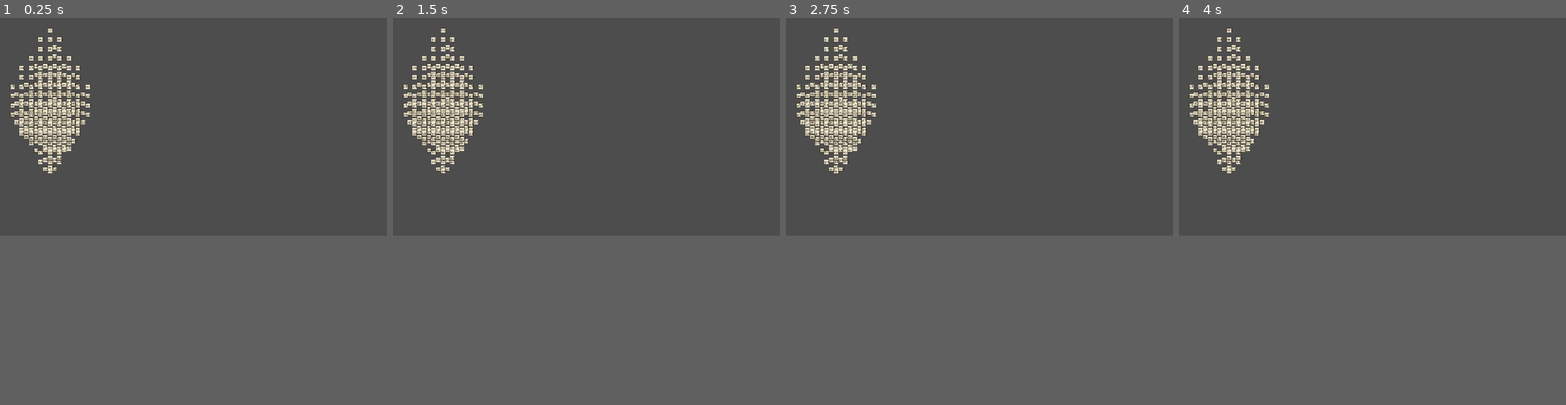
Above: before the commit, frames 1-4 (left to right).
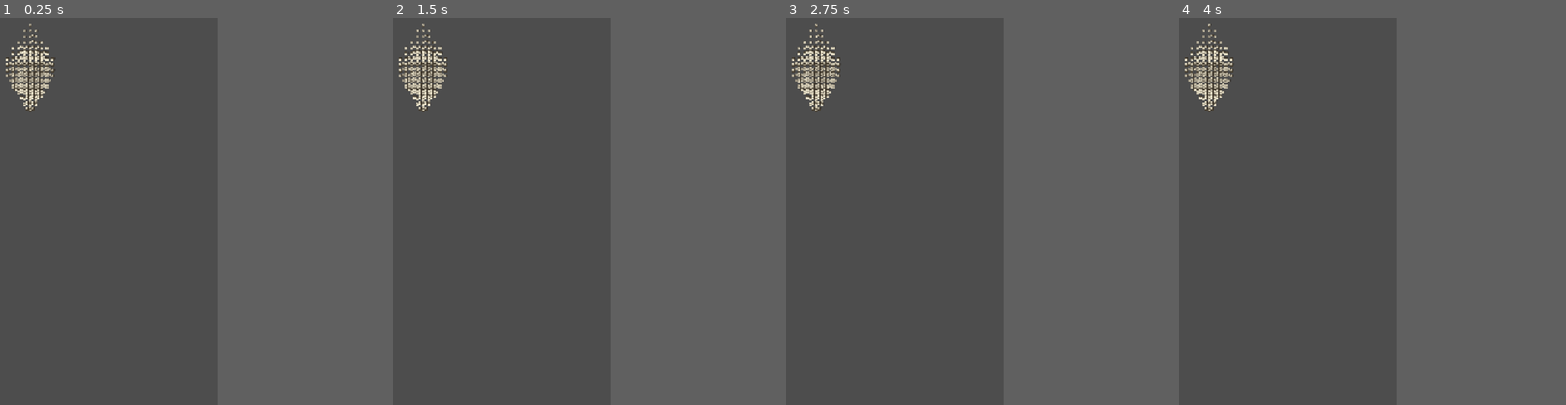
Above: after the commit, the same moments.

Repository: yzy1987523/mjddp
Game: Godot game, scene res://scenes/lvgen_debug.tscn
Two runs of this game, one before a commit and one after it. Both use one fixed random seed, a clock stepped at 60 frames per second and the inputs below.
Inputs (mouse positions are in pixels of both pictures, inside the frame that each line leads up to):
- Up to frame 1 (0.25 s): no input
- Up to frame 2 (1.5 s): tap Enter at 0.5 s; move the mouse to (671, 114) at 0.52 s; tap R at 0.6, 1.35 s; click (671, 114) at 0.67 s; tap Space at 0.77, 1.25 s; move the mouse to (509, 137) at 1.27 s; click (509, 137) at 1.42 s
- Up to frame 3 (2.75 s): tap Space at 1.52 s; tap Enter at 2 s; move the mouse to (1018, 79) at 2.02 s; tap R at 2.1 s; click (1018, 79) at 2.17 s
- Up to frame 4 (4 s): tap Space at 2.75, 3.02, 3.77 s; move the mouse to (1353, 168) at 2.77 s; tap R at 2.85, 3.6 s; click (1353, 168) at 2.92 s; tap Enter at 3.5 s; move the mouse to (1488, 161) at 3.52 s; click (1488, 161) at 3.67 s
In our replay, the window is 800x450 before the commit and 450x800 after it. These sizes can differ from the game's own. Grey fills any space a smaller window leaves; there, only what the larger window draws over its background counts as a difference.

The runs differ from the first frame. In frame 1, 3.9% of the frame differs, in the area x 1-24%, y 1-41%; in frame 2, 3.9%; in frame 3, 3.9%; in frame 4, 3.9%.

Commit message:
骨架渲染

Diff:
--- /dev/null
+++ b/data/ui_config.json
@@ -0,0 +1,14 @@
+{
+  "fit_to_screen": true,
+  "padding": 40,
+  "zoom": 1.0,
+  "tile_width": 56,
+  "tile_height": 96,
+  "face_width": 40,
+  "face_height": 64,
+  "shadow_x": 5,
+  "shadow_y": 7,
+  "layer_dx": 0,
+  "layer_dy": 0,
+  "layer_colors": ["#6b8cff", "#57c785", "#f5c542", "#ef6f6c"]
+}
--- a/project.godot
+++ b/project.godot
@@ -17,12 +17,19 @@
 
 [display]
 
+window/size/viewport_width=1080
+window/size/viewport_height=1920
 window/stretch/mode="canvas_items"
-window/stretch/aspect="expand"
+window/stretch/aspect="keep"
 
 [physics]
 
 3d/physics_engine="Jolt Physics"
+
+[autoload]
+
+WindowSaver="*res://scripts/WindowSaver.gd"
+ScreenshotTool="*res://scripts/ScreenshotTool.gd"
 
 [rendering]
 
--- /dev/null
+++ b/scenes/tile_blank.tscn
@@ -0,0 +1,37 @@
+[gd_scene load_steps=1 format=3]
+
+[node name="TileBlank" type="Control"]
+layout_mode = 0
+custom_minimum_size = Vector2(56, 96)
+size = Vector2(56, 96)
+
+[node name="Shadow" type="ColorRect" parent="."]
+layout_mode = 0
+position = Vector2(5, 7)
+size = Vector2(56, 96)
+color = Color(0, 0, 0, 0.35)
+
+[node name="Body" type="ColorRect" parent="."]
+layout_mode = 0
+size = Vector2(56, 96)
+color = Color(0.42, 0.55, 1, 1)
+
+[node name="Background" type="TextureRect" parent="."]
+layout_mode = 0
+size = Vector2(56, 96)
+expand_mode = 3
+stretch_mode = 0
+
+[node name="Face" type="TextureRect" parent="."]
+layout_mode = 0
+position = Vector2(8, 16)
+size = Vector2(40, 64)
+expand_mode = 3
+stretch_mode = 0
+
+[node name="Label" type="Label" parent="."]
+layout_mode = 0
+size = Vector2(56, 96)
+horizontal_alignment = 1
+vertical_alignment = 1
+text = ""
--- /dev/null
+++ b/scenes/ui_skeleton.tscn
@@ -0,0 +1,26 @@
+[gd_scene load_steps=3 format=3]
+
+[ext_resource type="Script" path="res://scripts/ui/ui_skeleton.gd" id="1_script"]
+[ext_resource type="PackedScene" path="res://scenes/tile_blank.tscn" id="2_tile"]
+
+[node name="UISkeleton" type="Control"]
+layout_mode = 3
+anchors_preset = 15
+anchor_right = 1.0
+anchor_bottom = 1.0
+grow_horizontal = 2
+grow_vertical = 2
+script = ExtResource("1_script")
+
+[node name="GenButton" type="Button" parent="."]
+layout_mode = 0
+offset_left = 12.0
+offset_top = 12.0
+offset_right = 182.0
+offset_bottom = 52.0
+text = "生成骨架"
+
+[node name="TilesRoot" type="Control" parent="."]
+layout_mode = 0
+offset_right = 100.0
+offset_bottom = 100.0
--- /dev/null
+++ b/scripts/ScreenshotTool.gd
@@ -0,0 +1,79 @@
+extends Node
+
+## 截图工具（autoload）：监听请求标志文件，由外部（AI 的 PowerShell 脚本）触发截图。
+## 请求标志： <项目>/screenshots/.request  （内容可写自定义保存路径，留空用默认时间戳路径）
+## 完成标志： <项目>/screenshots/.done    （内容为实际保存的 png 路径）
+## 也可手动按 F12 立即截图（默认路径）。
+
+const BASE_DIR := "c:/Custom/MyGames/mjddp/screenshots/"
+const REQ := BASE_DIR + ".request"
+const DONE := BASE_DIR + ".done"
+
+var _busy := false
+
+
+func _ready() -> void:
+	_ensure_dir(BASE_DIR)
+
+
+func _ensure_dir(path: String) -> void:
+	var base := path.trim_suffix("/")
+	var parent := base.get_base_dir()
+	var name := base.get_file()
+	var da := DirAccess.open(parent)
+	if da != null:
+		da.make_dir_recursive(name)
+
+
+func _process(_delta: float) -> void:
+	if _busy:
+		return
+	if FileAccess.file_exists(REQ):
+		_busy = true
+		_take()
+
+
+func _unhandled_key_input(event: InputEvent) -> void:
+	if event is InputEventKey and event.pressed and not event.echo:
+		if event.keycode == KEY_F12:
+			_busy = true
+			_take()
+
+
+func _take():
+	await get_tree().process_frame
+	_capture()
+
+
+func _capture():
+	var path := _read_request_path()
+	var img := get_viewport().get_texture().get_image()
+	if img != null:
+		img.save_png(path)
+		print("ScreenshotTool: saved -> " + path)
+	else:
+		print("ScreenshotTool: failed to get viewport image")
+		path = ""
+	_write_done(path)
+	DirAccess.remove_absolute(REQ)
+	_busy = false
+
+
+func _read_request_path() -> String:
+	var p := ""
+	if FileAccess.file_exists(REQ):
+		var f := FileAccess.open(REQ, FileAccess.READ)
+		if f:
+			p = f.get_as_text().strip_edges()
+			f.close()
+	if p == "":
+		var stamp := Time.get_datetime_string_from_system().replace(":", "-").replace(" ", "_")
+		p = BASE_DIR + "shot_" + stamp + ".png"
+	return p
+
+
+func _write_done(p: String) -> void:
+	var f := FileAccess.open(DONE, FileAccess.WRITE)
+	if f:
+		f.store_string(p)
+		f.close()
--- /dev/null
+++ b/scripts/WindowSaver.gd
@@ -0,0 +1,31 @@
+extends Node
+
+const SAVE_PATH := "user://window_save.cfg"
+var _config := ConfigFile.new()
+
+
+func _ready() -> void:
+	var window := get_window()
+	_restore(window)
+	# 窗口尺寸/位置变化时实时保存，保证下次 F6 恢复
+	window.size_changed.connect(_save)
+	if window.has_signal("window_moved"):
+		window.window_moved.connect(_save)
+
+
+func _restore(window: Window) -> void:
+	if _config.load(SAVE_PATH) != OK:
+		return
+	var size: Vector2i = _config.get_value("window", "size", Vector2i.ZERO)
+	var pos: Vector2i = _config.get_value("window", "position", Vector2i.ZERO)
+	if size != Vector2i.ZERO:
+		window.size = size
+	if pos != Vector2i.ZERO:
+		window.position = pos
+
+
+func _save(_arg = null) -> void:
+	var window := get_window()
+	_config.set_value("window", "size", window.size)
+	_config.set_value("window", "position", window.position)
+	_config.save(SAVE_PATH)
--- /dev/null
+++ b/scripts/ui/ui_skeleton.gd
@@ -0,0 +1,166 @@
+extends Control
+
+## 点击按钮，按 data/MapData/mahjong-layout.json 生成由空白牌组成的骨架结构。
+## 所有尺寸都来自 data/ui_config.json，改配置表即可调整牌大小 / 间距 / 层错位。
+##
+## 坐标规则：
+##   - 底面位置取自 json 里 tile 真实的 (x, y)，每层天然内缩错位（金字塔）已包含其中
+##   - 再叠加一个"深度抬升"（layer_dx 向右、layer_dy 向上），让叠放层次可见
+##   - 最后按紧致包围盒归一化，并等比缩放到适配屏幕、上下左右精确居中
+
+const TILE_SCENE := preload("res://scenes/tile_blank.tscn")
+const LAYOUT_PATH := "res://data/MapData/mahjong-layout.json"
+const CONFIG_PATH := "res://data/ui_config.json"
+
+@onready var _btn: Button = $GenButton
+@onready var _root: Control = $TilesRoot
+
+
+func _ready() -> void:
+	_btn.pressed.connect(_on_generate)
+
+
+func _load_cfg() -> Dictionary:
+	var cfg := {
+		"fit_to_screen": true,
+		"padding": 40.0,
+		"zoom": 1.0,
+		"tile_width": 56, "tile_height": 96,
+		"face_width": 40, "face_height": 64,
+		"shadow_x": 5, "shadow_y": 7,
+		# 额外"深度抬升"：默认 0，让层间偏移完全来自布局数据本身（同心）
+		# 想要立体错开的 3D 效果，可设成非 0（如 18 / 26）
+		"layer_dx": 0, "layer_dy": 0,
+		# 每层牌底颜色（俯视时上层遮下层，可看到 4 层同心台阶）
+		"layer_colors": ["#6b8cff", "#57c785", "#f5c542", "#ef6f6c"],
+	}
+	var text := FileAccess.get_file_as_string(CONFIG_PATH)
+	if not text.is_empty():
+		var parsed = JSON.parse_string(text)
+		if typeof(parsed) == TYPE_DICTIONARY:
+			for k in parsed:
+				cfg[k] = parsed[k]
+	return cfg
+
+
+func _size_child(inst: Control, node_name: String, px: float, py: float, w: float, h: float) -> void:
+	var c := inst.get_node_or_null(node_name)
+	if c is Control:
+		c.position = Vector2(px, py)
+		c.size = Vector2(w, h)
+
+
+## "#rrggbb" -> Color（带兜底，解析失败返回浅蓝）
+func _hex_to_color(s: String) -> Color:
+	if s.begins_with("#"):
+		s = s.substr(1)
+	s = s.strip_edges()
+	if s.length() == 6:
+		var r := s.substr(0, 2).hex_to_int()
+		var g := s.substr(2, 2).hex_to_int()
+		var b := s.substr(4, 2).hex_to_int()
+		return Color(r / 255.0, g / 255.0, b / 255.0, 1.0)
+	return Color(0.42, 0.55, 1.0, 1.0)
+
+
+func _on_generate() -> void:
+	for c in _root.get_children():
+		c.queue_free()
+
+	var cfg := _load_cfg()
+	# 注意：这里 tw/th 是"基准尺寸"，最终屏幕上会再乘 fit 缩放；zoom 用于在 fit 基础上再调
+	var tw: float = float(cfg.get("tile_width", 56))
+	var th: float = float(cfg.get("tile_height", 96))
+	var ux: float = tw / 2.0          # json 中 1 个网格单元 = 半张牌宽
+	var uy: float = th / 2.0
+	var dx: float = float(cfg.get("layer_dx", 18))
+	var dy: float = float(cfg.get("layer_dy", 26))
+	var fsx: float = float(cfg.get("face_width", 40))
+	var fsy: float = float(cfg.get("face_height", 64))
+	var sox: float = float(cfg.get("shadow_x", 5))
+	var soy: float = float(cfg.get("shadow_y", 7))
+
+	# 每层牌底颜色
+	var layer_cols: Array[Color] = []
+	for c in cfg.get("layer_colors", []):
+		if c is String:
+			layer_cols.append(_hex_to_color(c))
+	if layer_cols.is_empty():
+		layer_cols = [Color(0.42, 0.55, 1.0), Color(0.34, 0.78, 0.52), Color(0.96, 0.77, 0.26), Color(0.94, 0.44, 0.42)]
+
+	var text := FileAccess.get_file_as_string(LAYOUT_PATH)
+	if text.is_empty():
+		push_error("UISkeleton: 无法读取布局 %s" % LAYOUT_PATH)
+		return
+	var data = JSON.parse_string(text)
+	if typeof(data) != TYPE_DICTIONARY:
+		push_error("UISkeleton: 布局 JSON 解析失败")
+		return
+
+	var tiles: Array = data.get("tiles", [])
+	tiles.sort_custom(func(a, b):
+		return a["layer"] < b["layer"] or (a["layer"] == b["layer"] and (
+			a["y"] < b["y"] or (a["y"] == b["y"] and a["x"] < b["x"]))))
+
+	# 1) 原始位置：真实 x,y 底面 + 深度抬升；记最小角用于归一化
+	var placed := []
+	var min_x := INF
+	var min_y := INF
+	for t in tiles:
+		var layer: int = int(t.get("layer", 0))
+		var x: int = int(t.get("x", 0))
+		var y: int = int(t.get("y", 0))
+		var px: float = x * ux + layer * dx
+		var py: float = y * uy - layer * dy
+		min_x = min(min_x, px)
+		min_y = min(min_y, py)
+		placed.append({"t": t, "px": px, "py": py, "layer": layer})
+
+	# 2) 归一化到 (0,0)，建实例（按 layer 升序加入 → 上层后画压在上面）
+	var max_w := 0.0
+	var max_h := 0.0
+	for p in placed:
+		var inst: Control = TILE_SCENE.instantiate()
+		inst.custom_minimum_size = Vector2(tw, th)
+		inst.size = Vector2(tw, th)
+		_size_child(inst, "Shadow", sox, soy, tw, th)
+		_size_child(inst, "Body", 0.0, 0.0, tw, th)
+		_size_child(inst, "Background", 0.0, 0.0, tw, th)
+		_size_child(inst, "Face", (tw - fsx) / 2.0, (th - fsy) / 2.0, fsx, fsy)
+		_size_child(inst, "Label", 0.0, 0.0, tw, th)
+
+		var body := inst.get_node_or_null("Body")
+		if body is ColorRect:
+			body.color = layer_cols[int(p["layer"]) % layer_cols.size()]
+
+		var bx: float = p["px"] - min_x
+		var by: float = p["py"] - min_y
+		inst.position = Vector2(bx, by)
+
+		var lbl: Label = inst.get_node_or_null("Label")
+		if lbl != null:
+			lbl.text = str(p["t"].get("id", ""))
+
+		_root.add_child(inst)
+		max_w = max(max_w, bx + tw)
+		max_h = max(max_h, by + th)
+
+	_root.size = Vector2(max_w, max_h)
+	_root.custom_minimum_size = Vector2(max_w, max_h)
+
+	# 3) 等比缩放到适配屏幕 + 精确居中（scale 以 TilesRoot 原点为基准，故直接按缩放后尺寸求位置）
+	var vp := get_viewport_rect().size
+	var pad: float = float(cfg.get("padding", 40.0))
+	var zoom: float = float(cfg.get("zoom", 1.0))
+	var s: float = zoom
+	if bool(cfg.get("fit_to_screen", true)):
+		var fit: float = min((vp.x - pad * 2.0) / max(max_w, 1.0), (vp.y - pad * 2.0) / max(max_h, 1.0))
+		s = fit * zoom
+	if s <= 0.0:
+		s = 0.001
+
+	_root.scale = Vector2(s, s)
+	_root.position = Vector2((vp.x - max_w * s) * 0.5, (vp.y - max_h * s) * 0.5)
+
+	print("[UISkeleton] 生成空白牌 %d 张  (包围盒 %.0fx%.0f, 缩放 %.3f, 视口 %.0fx%.0f)" % [
+		tiles.size(), max_w, max_h, s, vp.x, vp.y])
Not shown, added: scripts/ScreenshotTool.gd.uid
Not shown, added: scripts/WindowSaver.gd.uid
Not shown, added: scripts/ui/ui_skeleton.gd.uid
Not shown, added: scripts/take_screenshot.ps1
